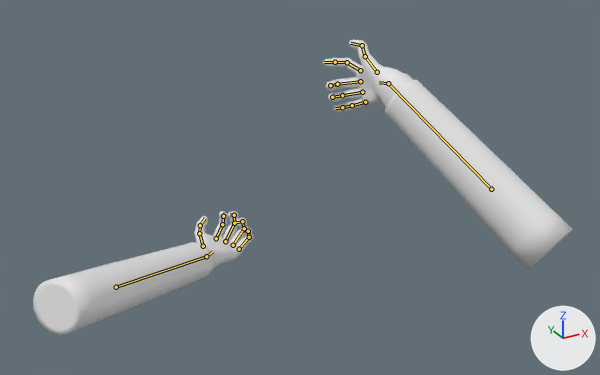
The glTF model game/assets/weapons/relay_ar/relay_ar_arms.glb: old version first, new version second.
The view is the same before and after, from a camera (50 mm lens) standing at (-0.795, -1.261, 0.391) and looking at (-0.135, -0.062, -0.208). The lights are fixed; the arrows at lower right show +X, +Y and +Z. The older version comes first. Both versions are drawn at frame 12 of the action 'reload_calm'; the numbers are the values there. The bones that bend it are drawn over the model as lines.

In view in the first picture: 'arms.001'.
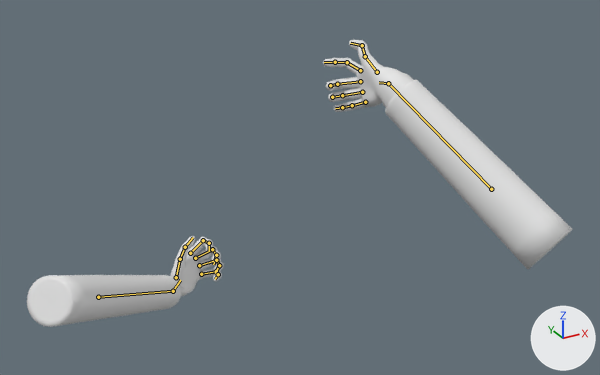
Boxes (x1, y1, x2, y2) around the edits, measured in the pictures (600 x 375 px):
'arms.001', posed
    before: (33, 40, 573, 335)
    after: (27, 40, 573, 327)
bone 'L_forearm', root to tip
    before: (116, 287) to (206, 256)
    after: (98, 297) to (173, 291)
bone 'L_hand', root to tip
    before: (206, 256) to (213, 251)
    after: (173, 291) to (180, 280)
bone 'L_index_1', root to tip
    before: (216, 238) to (222, 224)
    after: (190, 253) to (203, 240)
bone 'L_index_3', root to tip
    before: (223, 216) to (222, 213)
    after: (209, 243) to (209, 250)
bone 'L_pinky_2', root to tip
    before: (249, 237) to (248, 231)
    after: (216, 271) to (218, 274)
bone 'L_ring_2', root to tip
    before: (244, 228) to (242, 221)
    after: (216, 260) to (219, 265)

The change in detail:
Bone 'L_forearm' (bone_l_forearm) moves from (-0.136, -0.38, -0.118) to (0.002, -0.377, -0.027).
Bone 'L_forearm' (bone_l_forearm) turns from (53, 3, -6) to (63, 8, -12) degrees about its own x, y and z.
Bone 'L_hand' (bone_l_hand) turns from (-23, 16, -41) to (-98, 26, -102) degrees about its own x, y and z.
Bone 'L_index_1' (bone_l_index_1) turns from (5, 0, -6) to (2, 0, -6) degrees about its own x, y and z.
Bone 'L_index_3' (bone_l_index_3) turns from (-17, 0, 0) to (-15, 0, 0) degrees about its own x, y and z.
Bone 'L_pinky_2' (bone_l_pinky_2) turns from (-30, 0, 0) to (-28, 0, 0) degrees about its own x, y and z.
Bone 'L_ring_2' (bone_l_ring_2) turns from (-21, 0, 0) to (-20, 0, 0) degrees about its own x, y and z.
